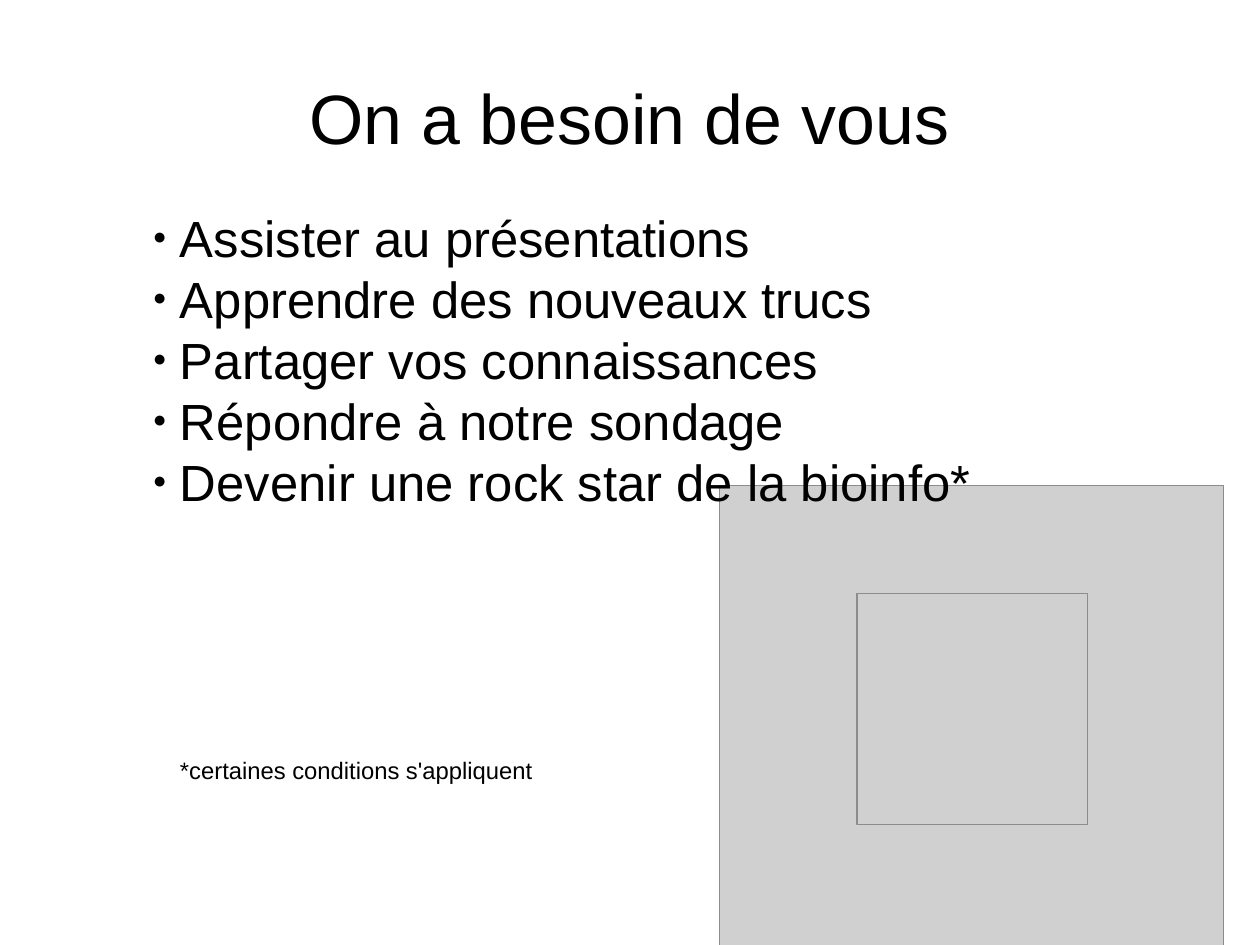
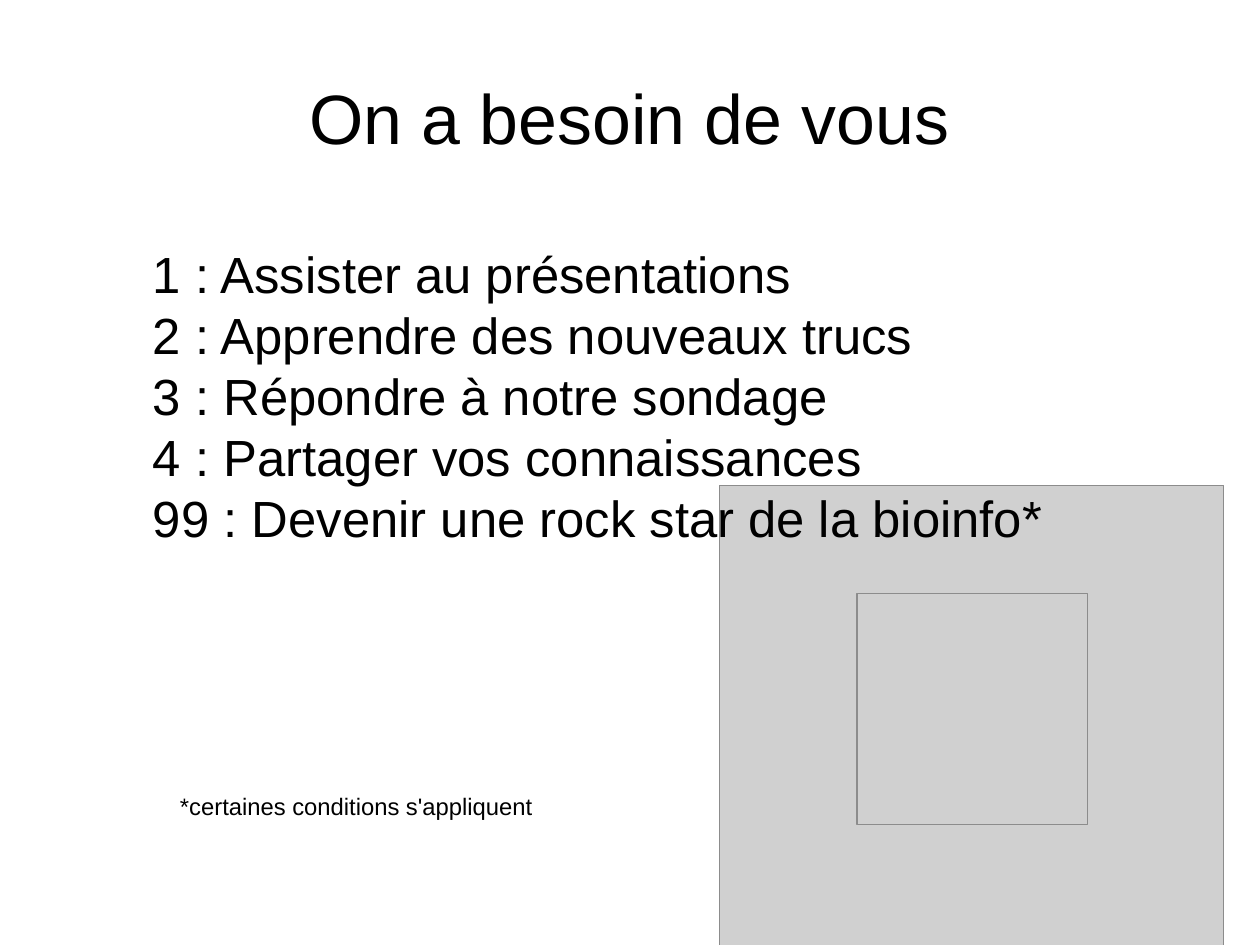
Before and after one commit to enormandeau/club_bioinfo_ibis, a slide deck: slide 8 of 01_presentations/01_presentation_club_interlab_ibis/presentation.odp (slide 6 before the commit). Drawn at 1260x945 pixels with LibreOffice and Linux fonts; fonts in the diff are those of the drawing; grey boxes stand for pictures. Boxes give left, top, right and bottom in pixels: in the first picture for what was removed or moved away, otherwise in the second. Text is boxed around its words. In the diff, an @@ line names an element or a change of style, - is before the commit and + after.

Commit message:
Updated presentation

```diff
--- a/01_presentations/01_presentation_club_interlab_ibis/presentation.odp
+++ b/01_presentations/01_presentation_club_interlab_ibis/presentation.odp
@@ subtitle at bbox=[153, 255, 1041, 547]: text changed @@
-● Assister au présentations
-● Apprendre des nouveaux trucs
-● Partager vos connaissances
-● Répondre à notre sondage
-● Devenir une rock star de la bioinfo*
+1 : Assister au présentations
+2 : Apprendre des nouveaux trucs
+3 : Répondre à notre sondage
+4 : Partager vos connaissances
+99 : Devenir une rock star de la bioinfo*
@@ subtitle "1 : Assister au présentations": place and size @@
-subtitle "1 : Assister au présentations" at bbox=[180, 219, 970, 784]
+subtitle "1 : Assister au présentations" at bbox=[153, 255, 1041, 820]
```
Also in this commit, not shown: 6 other slides changed, 2 slides added, 1 slide removed.
